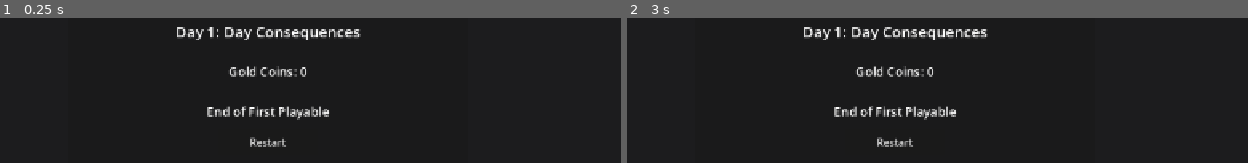
Above: before the commit, frames 1-2 (left to right).
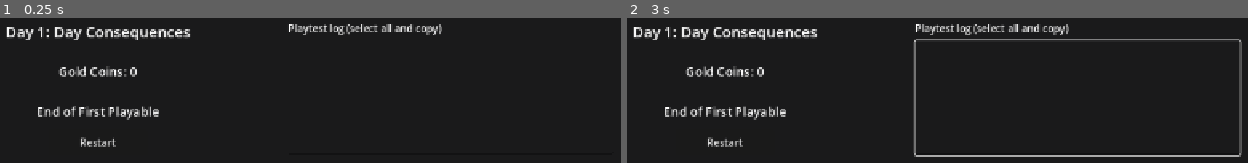
Above: after the commit, the same moments.

Repository: svitanok-syayvo/brewing-game
Game: Godot game, scene res://scenes/ui/day_consequences.tscn
Same seed, same stepped clock (60 frames per second), same inputs: the game is played once before the commit and once after it. This scene is started directly instead of the project's main scene.
Inputs (mouse positions are in pixels of both pictures, inside the frame that each line leads up to):
- Up to frame 1 (0.25 s): no input
- Up to frame 2 (3 s): click "Restart" at 0.5 s; click "Restart" at 1.25 s; click "Restart" at 2 s; tap Enter at 2.75 s; move the mouse to (1067, 65) at 2.77 s; click (1067, 65) at 2.92 s

The runs differ from the first frame. In frame 1, 6.3% of the frame differs, in the area x 0-72%, y 4-89%; in frame 2, 8.1%, in the area x 0-100%, y 4-96%.

Commit message:
Playtest log: record each Day's actions, show it on the Day Consequences screen

Diff:
--- a/scenes/ui/day_consequences.tscn
+++ b/scenes/ui/day_consequences.tscn
@@ -40,41 +40,65 @@
 theme_override_constants/margin_right = 24
 theme_override_constants/margin_bottom = 20
 
-[node name="Layout" type="VBoxContainer" parent="Center/Panel/Margin"]
+[node name="Columns" type="HBoxContainer" parent="Center/Panel/Margin"]
+layout_mode = 2
+theme_override_constants/separation = 24
+
+[node name="Layout" type="VBoxContainer" parent="Center/Panel/Margin/Columns"]
+custom_minimum_size = Vector2(560, 0)
 layout_mode = 2
 theme_override_constants/separation = 16
 
-[node name="TitleLabel" type="Label" parent="Center/Panel/Margin/Layout"]
+[node name="TitleLabel" type="Label" parent="Center/Panel/Margin/Columns/Layout"]
 unique_name_in_owner = true
 layout_mode = 2
 theme_override_font_sizes/font_size = 24
 text = "Day 1: Day Consequences"
 horizontal_alignment = 1
 
-[node name="EntryList" type="VBoxContainer" parent="Center/Panel/Margin/Layout"]
+[node name="EntryList" type="VBoxContainer" parent="Center/Panel/Margin/Columns/Layout"]
 unique_name_in_owner = true
 layout_mode = 2
 theme_override_constants/separation = 12
 
-[node name="CoinsLabel" type="Label" parent="Center/Panel/Margin/Layout"]
+[node name="CoinsLabel" type="Label" parent="Center/Panel/Margin/Columns/Layout"]
 unique_name_in_owner = true
 layout_mode = 2
 theme_override_font_sizes/font_size = 20
 text = "Gold Coins: 0"
 horizontal_alignment = 1
 
-[node name="HSeparator" type="HSeparator" parent="Center/Panel/Margin/Layout"]
+[node name="HSeparator" type="HSeparator" parent="Center/Panel/Margin/Columns/Layout"]
 layout_mode = 2
 
-[node name="EndLabel" type="Label" parent="Center/Panel/Margin/Layout"]
+[node name="EndLabel" type="Label" parent="Center/Panel/Margin/Columns/Layout"]
 layout_mode = 2
 theme_override_font_sizes/font_size = 20
 text = "End of First Playable"
 horizontal_alignment = 1
 
-[node name="RestartButton" type="Button" parent="Center/Panel/Margin/Layout"]
+[node name="RestartButton" type="Button" parent="Center/Panel/Margin/Columns/Layout"]
 unique_name_in_owner = true
 custom_minimum_size = Vector2(160, 40)
 layout_mode = 2
 size_flags_horizontal = 4
 text = "Restart"
+
+[node name="LogBox" type="VBoxContainer" parent="Center/Panel/Margin/Columns"]
+unique_name_in_owner = true
+custom_minimum_size = Vector2(520, 0)
+layout_mode = 2
+theme_override_constants/separation = 8
+
+[node name="LogTitle" type="Label" parent="Center/Panel/Margin/Columns/LogBox"]
+layout_mode = 2
+text = "Playtest log (select all and copy)"
+
+[node name="LogText" type="TextEdit" parent="Center/Panel/Margin/Columns/LogBox"]
+unique_name_in_owner = true
+layout_mode = 2
+size_flags_vertical = 3
+theme_override_colors/font_readonly_color = Color(0.85, 0.85, 0.85, 1)
+theme_override_font_sizes/font_size = 13
+editable = false
+wrap_mode = 1
--- a/scripts/logic/day_state.gd
+++ b/scripts/logic/day_state.gd
@@ -46,6 +46,8 @@
 ## request_id -> true for 'Success', false for 'Failure', in the order they were served.
 ## Filled by serve(); the Day Consequences screen (T12) reads it.
 var results: Dictionary[String, bool] = {}
+## A light record of the Day for the playtest (T14, GDD 11.3). Read-only for views.
+var playtest_log := PlaytestLog.new()
 
 ## Ingredient IDs in Data Sheet order, so the tray always shows them in the same order.
 var _ingredient_ids: Array[String] = []
@@ -108,6 +110,7 @@
 	_current_request = _waiting[0] if not _waiting.is_empty() else ""
 
 	brew.reset()
+	playtest_log.start_day(n)
 	changed.emit()
 
 
@@ -159,6 +162,7 @@
 		return false
 	if request_id != _current_request:
 		_current_request = request_id
+		playtest_log.switched_client()
 		changed.emit()
 	return true
 
@@ -178,6 +182,7 @@
 		return AddResult.BREW_FULL
 
 	_effects.apply(brew, ingredient_id, _shifted[ingredient_id])
+	playtest_log.added(ingredient_id, _shifted[ingredient_id])
 	_supply[ingredient_id] -= 1
 	_shifted[ingredient_id] = false
 	changed.emit()
@@ -200,6 +205,7 @@
 		return ShiftResult.NONE_LEFT
 	_shifted[ingredient_id] = not _shifted[ingredient_id]
 	shifter_used = true
+	playtest_log.shifted(ingredient_id, _shifted[ingredient_id], _current_request)
 	changed.emit()
 	return ShiftResult.SHIFTED
 
@@ -208,6 +214,7 @@
 ## and no pending modifier. The Ingredients already added are lost: supply is not
 ## refunded, and the Forms of the Ingredients still in the tray do not change.
 func empty_brew() -> void:
+	playtest_log.emptied()
 	brew.reset()
 
 
@@ -230,6 +237,7 @@
 
 	coins += gained
 	results[request_id] = success
+	playtest_log.served(request_id, success, gained)
 	var index := _waiting.find(request_id)
 	_waiting.remove_at(index)
 	# The Client to the right takes the served one's place; after the last, the one before.
@@ -256,6 +264,7 @@
 
 ## The Day is over (GDD 5.4, 7.1): unused Ingredients disappear and are worth nothing.
 func _end_day() -> void:
+	playtest_log.ended_day(_supply)
 	for id: String in _supply:
 		_supply[id] = 0
 		_shifted[id] = false
--- /dev/null
+++ b/scripts/logic/playtest_log.gd
@@ -0,0 +1,166 @@
+class_name PlaytestLog
+extends RefCounted
+## A light record of one Day for the First Playable playtest (T14, GDD 11.3). DayState feeds
+## it at each action; the Day Consequences screen shows format() so the tester's run can be
+## copied into docs/playtest_first_playable.md. Pure logic, so tests can check it headless.
+##
+## What it is for:
+## - 11.3 Q2 (remembering the Brew without a queue): the Ingredients in each served Brew,
+##   how often the Brew was emptied and which Ingredients that wasted.
+## - 11.3 Q4 (failing on purpose): each Resolution, and whether an empty Brew was served.
+## - 11.3 Q6 (does the Shifter matter): what was shifted, when, for which Client, and
+##   whether the Shifted unit was ever added; plus the supply left unused at Day end.
+## It records IDs; format() turns them into names from the Data Sheet rows.
+
+## Returns milliseconds. Tests replace it with a fake clock.
+var clock: Callable = Time.get_ticks_msec
+
+var day := 0
+## One {"request_id", "success", "coins", "at_ms", "brew", "lost", "empties"} per Serve, in
+## order. brew and lost are lists of {"id", "shifted"}.
+var serves: Array[Dictionary] = []
+## {"id", "to_shifted", "at_ms", "request_id"} once the Shifter is used, else {}.
+var shift: Dictionary = {}
+## True once the unit that was shifted has been added to a Brew.
+var shifted_unit_added := false
+var client_switches := 0
+## ingredient_id -> units left when the Day ended (only Ingredients with some left).
+var unused_supply: Dictionary[String, int] = {}
+var day_ms := 0
+
+var _start_ms := 0
+## Ingredients in the current Brew, and those lost to Empty since the last Serve.
+var _brew: Array[Dictionary] = []
+var _lost: Array[Dictionary] = []
+var _empties := 0
+
+
+func start_day(n: int) -> void:
+	day = n
+	serves.clear()
+	shift = {}
+	shifted_unit_added = false
+	client_switches = 0
+	unused_supply.clear()
+	day_ms = 0
+	_brew.clear()
+	_lost.clear()
+	_empties = 0
+	_start_ms = clock.call()
+
+
+func switched_client() -> void:
+	client_switches += 1
+
+
+func added(ingredient_id: String, shifted: bool) -> void:
+	_brew.append({"id": ingredient_id, "shifted": shifted})
+	if shifted and not shift.is_empty() and shift["id"] == ingredient_id:
+		shifted_unit_added = true
+
+
+func emptied() -> void:
+	_empties += 1
+	_lost.append_array(_brew)
+	_brew.clear()
+
+
+func shifted(ingredient_id: String, to_shifted: bool, request_id: String) -> void:
+	shift = {"id": ingredient_id, "to_shifted": to_shifted, "at_ms": _now(), "request_id": request_id}
+
+
+func served(request_id: String, success: bool, coins: int) -> void:
+	serves.append({
+		"request_id": request_id,
+		"success": success,
+		"coins": coins,
+		"at_ms": _now(),
+		"brew": _brew.duplicate(),
+		"lost": _lost.duplicate(),
+		"empties": _empties,
+	})
+	_brew.clear()
+	_lost.clear()
+	_empties = 0
+
+
+## supply: ingredient_id -> units left, read before the Day end discards them (GDD 5.4).
+func ended_day(supply: Dictionary) -> void:
+	day_ms = _now()
+	for id: String in supply:
+		if int(supply[id]) > 0:
+			unused_supply[id] = int(supply[id])
+
+
+## The log as plain text, with names from the Data Sheet rows (GameData.rows(...)).
+func format(ingredient_rows: Array, request_rows: Array, character_rows: Array) -> String:
+	var lines: PackedStringArray = []
+	lines.append("Playtest log, Day %d (%s)" % [day, _clock_text(day_ms)])
+	var number := 0
+	for entry: Dictionary in serves:
+		number += 1
+		var request := _find(request_rows, "request_id", entry["request_id"])
+		var character := _find(character_rows, "character_id", request.get("character_id", ""))
+		var coins: int = entry["coins"]
+		lines.append("%d. %s (%s): %s, %d Gold Coin%s, at %s" % [
+			number,
+			character.get("name", request.get("character_id", "?")),
+			entry["request_id"],
+			"Success" if entry["success"] else "Failure",
+			coins,
+			"" if coins == 1 else "s",
+			_clock_text(entry["at_ms"]),
+		])
+		var brew: Array = entry["brew"]
+		lines.append("   Brew: %s" % ("empty (served an empty Brew)" if brew.is_empty() else _names(brew, ingredient_rows)))
+		if entry["empties"] > 0:
+			var lost: Array = entry["lost"]
+			lines.append("   Emptied %d×, lost: %s" % [entry["empties"], "nothing" if lost.is_empty() else _names(lost, ingredient_rows)])
+
+	if shift.is_empty():
+		lines.append("Shifter: not used")
+	else:
+		var request := _find(request_rows, "request_id", shift["request_id"])
+		var character := _find(character_rows, "character_id", request.get("character_id", ""))
+		lines.append("Shifter: %s → %s at %s, while %s was selected; the Shifted unit was %s" % [
+			_ingredient_name(shift["id"], ingredient_rows),
+			"Shifted" if shift["to_shifted"] else "Normal",
+			_clock_text(shift["at_ms"]),
+			character.get("name", "no Client"),
+			"added" if shifted_unit_added else "never added",
+		])
+	lines.append("Client switches: %d" % client_switches)
+	var unused: PackedStringArray = []
+	for id: String in unused_supply:
+		unused.append("%s ×%d" % [_ingredient_name(id, ingredient_rows), unused_supply[id]])
+	lines.append("Unused at Day end: %s" % ("none" if unused.is_empty() else ", ".join(unused)))
+	return "\n".join(lines)
+
+
+func _now() -> int:
+	return int(clock.call()) - _start_ms
+
+
+## "Ananas, Vetka (Shifted)", in the order they were added.
+static func _names(items: Array, ingredient_rows: Array) -> String:
+	var parts: PackedStringArray = []
+	for item: Dictionary in items:
+		parts.append(_ingredient_name(item["id"], ingredient_rows) + (" (Shifted)" if item["shifted"] else ""))
+	return ", ".join(parts)
+
+
+static func _ingredient_name(id: String, ingredient_rows: Array) -> String:
+	return _find(ingredient_rows, "ingredient_id", id).get("name", id)
+
+
+## "m:ss" since the Day started.
+static func _clock_text(ms: int) -> String:
+	var seconds := maxi(ms, 0) / 1000
+	return "%d:%02d" % [seconds / 60, seconds % 60]
+
+
+static func _find(rows: Array, id_key: String, id: String) -> Dictionary:
+	for row: Dictionary in rows:
+		if row.get(id_key, "") == id:
+			return row
+	return {}
--- a/scripts/ui/day_consequences.gd
+++ b/scripts/ui/day_consequences.gd
@@ -6,6 +6,10 @@
 ##
 ## First Playable has only Day 1, so the screen always ends with "End of First Playable"
 ## and a Restart button (decision D9). A view only: the text comes from ConsequenceText.
+##
+## Playtest log (T14): a second column shows DayState.playtest_log as read-only text that the
+## tester can select and copy (Cmd/Ctrl+A, Cmd/Ctrl+C) into docs/playtest_first_playable.md.
+## It is also printed to the console (the browser console in the web build).
 
 ## Restart was clicked. main.gd reloads the scene, which starts a new game at Day 1.
 signal restart_requested
@@ -17,6 +21,7 @@
 @onready var _entry_list: VBoxContainer = %EntryList
 @onready var _coins_label: Label = %CoinsLabel
 @onready var _restart_button: Button = %RestartButton
+@onready var _log_text: TextEdit = %LogText
 
 
 func _ready() -> void:
@@ -48,4 +53,7 @@
 		_entry_list.add_child(box)
 
 	_coins_label.text = "Gold Coins: %d" % day_state.coins
+	var log_text := day_state.playtest_log.format(GameData.rows("ingredients"), GameData.rows("requests"), GameData.rows("characters"))
+	_log_text.text = log_text
+	print(log_text)
 	_restart_button.grab_focus()
--- /dev/null
+++ b/tests/test_playtest_log.gd
@@ -0,0 +1,93 @@
+extends SceneTree
+## Headless checks for PlaytestLog, the playtest record of a Day (T14). Run:
+##   godot --headless --path . -s tests/test_playtest_log.gd
+## Prints PASS or FAIL per check and exits with code 1 if any check failed.
+##
+## It plays a scripted Day 1 through DayState with a fake clock, so it checks both that
+## DayState feeds the log at each action and what format() prints.
+
+var _failures := 0
+var _fake_ms := 0
+
+
+func _initialize() -> void:
+	# Autoloads run _ready() after _initialize(), so wait a frame for GameData to load,
+	# and look it up by path: the global name is not known when a -s script is compiled.
+	await process_frame
+	var data: Node = root.get_node("GameData")
+	var state := DayState.new(data.rows("parameters"), data.rows("ingredients"), data.rows("supply"), data.rows("requests"))
+	state.playtest_log.clock = func() -> int: return _fake_ms
+	_fake_ms = 5000 # The clock does not start at 0; times are counted from start_day().
+	state.start_day(1)
+	var log := state.playtest_log
+
+	_check("a new Day starts with no Serves", log.serves.is_empty() and log.shift.is_empty())
+
+	# Luk goes in and is wasted by Empty.
+	state.add_ingredient("ing_01")
+	state.empty_brew()
+	# Shift Vetka while Baba Yaga (req_01) is selected, 10 s in.
+	_fake_ms = 15000
+	state.shift("ing_06")
+	# Switch to Ryurik and serve the Shifted Vetka: (2,2,0) is req_04's 'Success'.
+	state.select_request("req_04")
+	state.add_ingredient("ing_06")
+	_fake_ms = 70000
+	state.serve()
+	# Back to Baba Yaga: Ananas gives (1,1,0), req_01's 'Success'.
+	state.select_request("req_01")
+	state.add_ingredient("ing_02")
+	_fake_ms = 95000
+	state.serve()
+	# Refuse the last two with an empty Brew.
+	state.serve()
+	_fake_ms = 130000
+	state.serve()
+	_check("the scripted Day is over", state.is_day_over())
+
+	_check("4 Serves recorded in order", log.serves.map(func(e: Dictionary) -> String: return e["request_id"]) == ["req_04", "req_01", "req_02", "req_03"])
+	var first: Dictionary = log.serves[0]
+	_check("1st Serve: Success, 2 Gold Coins", first["success"] and first["coins"] == 2)
+	_check("1st Serve: the Brew is Vetka (Shifted)", first["brew"] == [{"id": "ing_06", "shifted": true}])
+	_check("1st Serve: 1 Empty that lost Luk", first["empties"] == 1 and first["lost"] == [{"id": "ing_01", "shifted": false}])
+	_check("1st Serve: time counted from start_day()", first["at_ms"] == 65000)
+	_check("2nd Serve: Ananas, nothing emptied", log.serves[1]["brew"] == [{"id": "ing_02", "shifted": false}] and log.serves[1]["empties"] == 0)
+	_check("3rd and 4th Serves: empty Brews, 'Failure'", log.serves[2]["brew"].is_empty() and not log.serves[3]["success"])
+	_check("Shifter: Vetka to Shifted while req_01 was selected",
+		log.shift == {"id": "ing_06", "to_shifted": true, "at_ms": 10000, "request_id": "req_01"})
+	_check("the Shifted unit was added", log.shifted_unit_added)
+	_check("2 Client switches", log.client_switches == 2)
+	_check("unused supply read before the Day end", log.unused_supply == {"ing_03": 1, "ing_04": 1, "ing_05": 1})
+	_check("Day length", log.day_ms == 125000)
+
+	var text := log.format(data.rows("ingredients"), data.rows("requests"), data.rows("characters"))
+	print(text)
+	var ing := func(id: String) -> String: return data.row("ingredients", id)["name"]
+	var who := func(request_id: String) -> String:
+		return data.row("characters", data.row("requests", request_id)["character_id"])["name"]
+	_check("header has the Day and its length", text.begins_with("Playtest log, Day 1 (2:05)"))
+	_check("Serve line", text.contains("1. %s (req_04): Success, 2 Gold Coins, at 1:05" % who.call("req_04")))
+	_check("Brew line marks the Shifted Form", text.contains("   Brew: %s (Shifted)" % ing.call("ing_06")))
+	_check("Empty line names what was lost", text.contains("   Emptied 1×, lost: %s" % ing.call("ing_01")))
+	_check("an empty Brew is called out", text.contains("Brew: empty (served an empty Brew)"))
+	_check("Shifter line", text.contains("Shifter: %s → Shifted at 0:10, while %s was selected; the Shifted unit was added" % [ing.call("ing_06"), who.call("req_01")]))
+	_check("unused line", text.contains("Unused at Day end: %s ×1, %s ×1, %s ×1" % [ing.call("ing_03"), ing.call("ing_04"), ing.call("ing_05")]))
+
+	# start_day() clears the record, and an unused Shifter says so.
+	state.start_day(1)
+	_check("start_day() clears the log", log.serves.is_empty() and log.shift.is_empty() and log.client_switches == 0 and not log.shifted_unit_added)
+	state.shift("ing_03")
+	_check("a Shifted unit never added says so", log.format(data.rows("ingredients"), data.rows("requests"), data.rows("characters")).contains("the Shifted unit was never added"))
+	var fresh := PlaytestLog.new()
+	fresh.clock = func() -> int: return 0
+	fresh.start_day(1)
+	_check("an unused Shifter says so", fresh.format([], [], []).contains("Shifter: not used"))
+
+	print("%s: %d failure(s)" % ["FAIL" if _failures > 0 else "PASS", _failures])
+	quit(1 if _failures > 0 else 0)
+
+
+func _check(label: String, ok: bool) -> void:
+	print("%s  %s" % ["PASS" if ok else "FAIL", label])
+	if not ok:
+		_failures += 1
Not shown, added: scripts/logic/playtest_log.gd.uid
Not shown, added: tests/test_playtest_log.gd.uid
